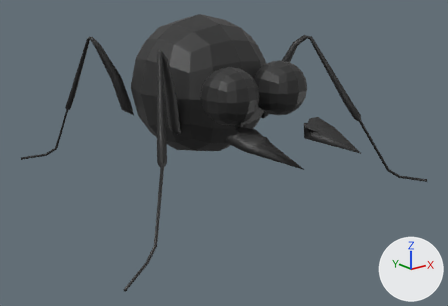
An edit to the glTF model assets/actors/ant.glb, drawn before and after from the same camera.
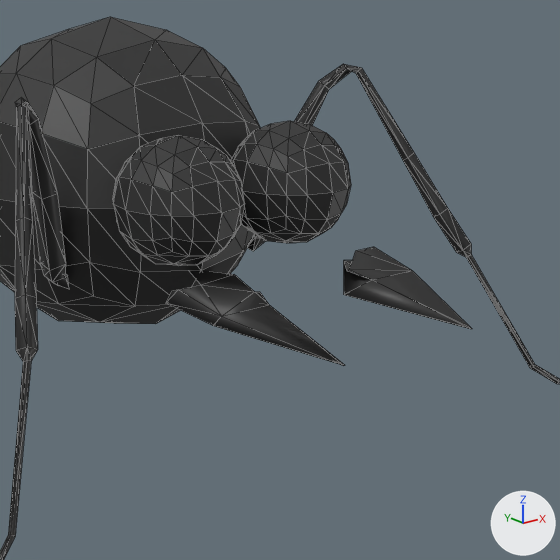
Each version is shown whole from a 50 mm lens placed at (-4.17, -5.26, 2.54), pointed at (0.12, 0.1, 0.4), then close up on the part from 34% to 89% of the width and 2% to 84% of the height. Arrows for +X, +Y and +Z are at lower right; the lights stay in place. The older version's two pictures come first. The close-ups show mesh edges as thin lines. Where no turn or scale is listed for an object, it has been applied to the vertices. Vertices at exactly the same position are counted once.
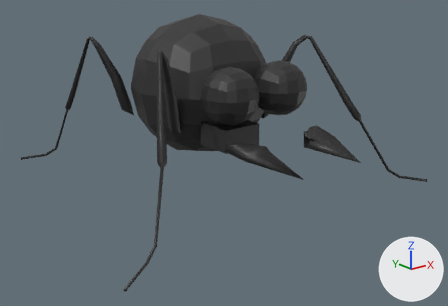
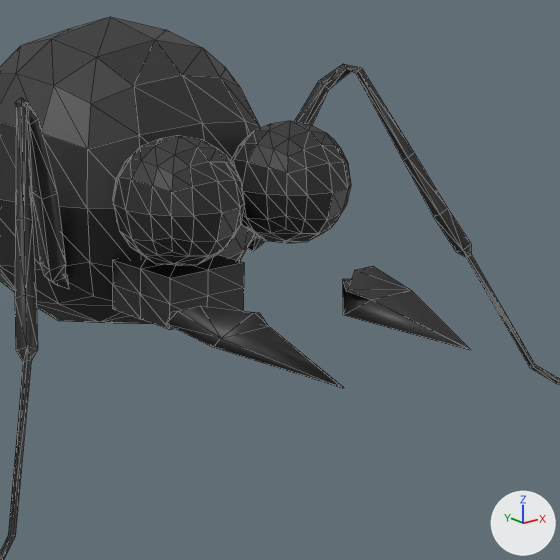
Scene script edits in JSON lines:
```json
{"block": "me_ant", "where": "# used by ob_ant; location = (0.0, 0.0, 0.788)"}
{"block": "me_ant", "where": "# verts and faces of me_ant; kept vertices keep their numbers, new ones are numbered from 244"}
{"block": "me_ant", "where": "# before: 104 (-0.58, -1.14, 0.1) at pixel (221, 316), 105 (-0.38, -1.65, -0.02) at pixel (343, 365), 106 (-0.33, -1.28, -0.02), 107 (-0.38, -1.65, -0.02) at pixel (345, 365), 108 (-0.31, -1.14, 0.1) at pixel (269, 304)"}
{"block": "me_ant", "where": "# before: 109 (-0.57, -1.07, 0.04) at pixel (212, 325), 110 (-0.58, -0.78, 0.08) at pixel (165, 303), 111 (-0.59, -0.88, 0.16) at pixel (178, 289), 232 (-0.47, -0.88, 0.16) at pixel (200, 284), 233 (-0.59, -0.83, 0.14) at pixel (171, 291)"}
{"block": "me_ant", "where": "# before: 234 (-0.28, -1.02, 0.13) at pixel (254, 291), 235 (-0.26, -1.03, 0.13) at pixel (259, 291), 236 (-0.46, -0.81, 0.1), 242 (0.02, -0.2, 0.01), 243 (0.2, -0.34, -0.02) at pixel (234, 274)"}
{"block": "me_ant", "where": "# before: 112 (0.59, -1.14, 0.1) at pixel (412, 270), 113 (0.39, -1.65, -0.02) at pixel (472, 328), 114 (0.39, -1.65, -0.02) at pixel (471, 329), 115 (0.39, -1.65, -0.02) at pixel (470, 329), 116 (0.32, -1.14, 0.1) at pixel (372, 280)"}
{"block": "me_ant", "where": "# before: 117 (0.19, -1.09, 0.04) at pixel (343, 294), 118 (0.59, -0.78, 0.08), 119 (0.6, -0.88, 0.16) at pixel (373, 246), 237 (0.27, -1.03, 0.13) at pixel (347, 271), 238 (0.29, -1.02, 0.13) at pixel (349, 269)"}
{"block": "me_ant", "where": "# before: 239 (0.48, -0.88, 0.16) at pixel (355, 250), 240 (0.47, -0.81, 0.1) at pixel (343, 260), 241 (0.6, -0.83, 0.14) at pixel (366, 248)"}
{"op": "remove", "block": "me_ant", "code": "me_ant.from_pydata(...)  # 244 vertices, 443 faces; spans x -2.05..2.05, y -1.65..2.5, z -0.77..0.94"}
{"op": "add", "block": "me_ant", "code": "me_ant.from_pydata(...)  # 267 vertices, 481 faces; spans x -2.05..2.05, y -1.65..2.5, z -0.77..0.94"}
{"block": "me_ant", "change": "me_ant part 1: a new loose piece of 25 vertices spanning x -0.44..0.0, y -0.63..-0.2, z -0.11..0.13, in mat_ant (black #272727)"}
{"block": "me_ant", "change": "me_ant part 2"}
{"op": "add", "block": "me_ant", "code": "delete_vertices([242, 243])  # with the faces that use them"}
{"op": "add", "block": "me_ant", "code": "for i in [*range(104, 110), 111, 232, 233, 236]: verts[i] += (0.0, 0.0, -0.09)"}
{"op": "add", "block": "me_ant", "code": "for i in [110, 234, 235]: verts[i] += (0.0, 0.0, -0.1)"}
{"block": "me_ant", "change": "me_ant part 3"}
{"op": "add", "block": "me_ant", "code": "for i in [*range(112, 118), 119, 239, 240, 241]: verts[i] += (0.0, 0.0, -0.09)"}
{"op": "add", "block": "me_ant", "code": "for i in [118, 237, 238]: verts[i] += (0.0, 0.0, -0.1)"}
```

What differs and where, as boxes (x1, y1, x2, y2) in the close-ups (560 x 560 px; the box of a moved part takes in the faces that stretch with it):
```json
{"part": 1, "of": "me_ant", "change": "added", "after": [112, 255, 244, 330], "on screen": "black"}
{"part": 2, "of": "me_ant", "change": "reshaped", "before": [166, 271, 344, 366], "after": [166, 306, 344, 388]}
{"part": 3, "of": "me_ant", "change": "moved or reshaped", "before": [344, 247, 472, 329], "after": [343, 266, 471, 350]}
```
